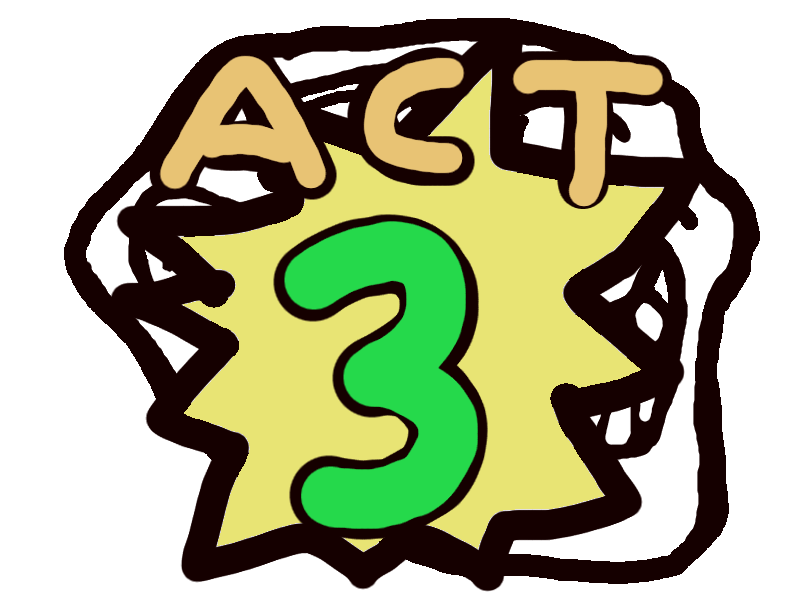
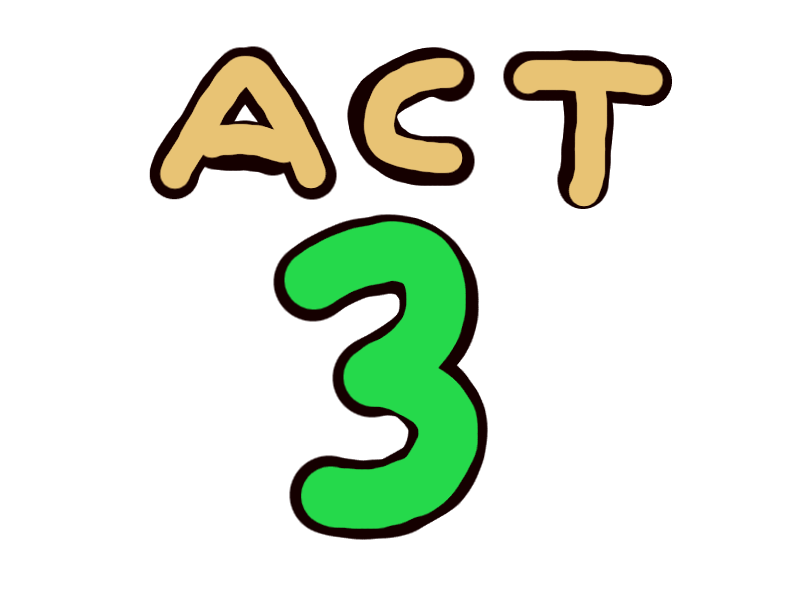
Before/after of a 800px x 600px layered artwork. What changed in the layer stack:
removed layer "Layer #2" over [110, 26, 703, 592]
removed layer "Pasted Layer" over [64, 18, 760, 584]
